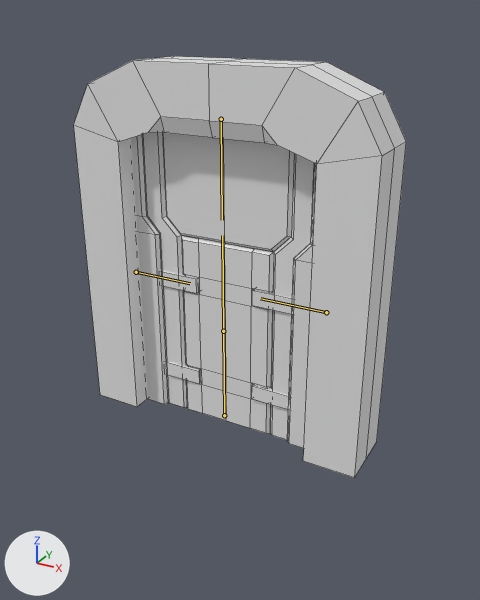
Two versions of the FBX model GDIM 129/Assets/Prefab/Door.fbx, one commit apart.
Before and after are seen from a 50 mm lens placed at (3.01, -5.26, 4.02), pointed at (0.03, 0.16, 1.31). Arrows for +X, +Y and +Z are at lower left; the lights stay in place. The first picture is the older version. The bones that change, and the others that lie on the model, are drawn over the model as lines. Mesh edges are drawn as thin lines.

Names of what the first picture shows: 'BottomPanel', 'DoorFrame', 'LeftWall', 'RightWall', 'Toppanel'.
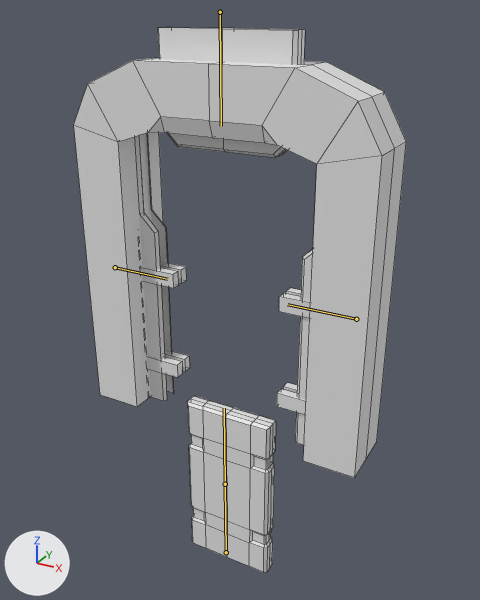
The newer file adds an action. The first version stands in its rest pose; the second is drawn at frame 1 of the action 'Door_Rig|CloseDoor'.

Where the change shows, as pixel boxes (x1, y1, x2, y2) in the pictures (480 x 600 px):
'BottomPanel', posed (11% shorter)
    before: (181, 235, 274, 433)
    after: (187, 396, 276, 572)
'Toppanel', posed (12% wider, 10% taller)
    before: (162, 133, 294, 252)
    after: (157, 27, 305, 158)
'LeftWall', posed
    before: (131, 132, 201, 407)
    after: (134, 135, 190, 401)
'RightWall', posed
    before: (251, 153, 317, 448)
    after: (277, 249, 313, 445)
bone 'Bone', root to tip
    before: (224, 415) to (223, 331)
    after: (226, 552) to (225, 484)
bone 'Bone.001', root to tip
    before: (221, 119) to (222, 220)
    after: (220, 12) to (221, 126)
bone 'Bone.002', root to tip
    before: (326, 312) to (260, 298)
    after: (356, 319) to (287, 304)
bone 'Bone.003', root to tip
    before: (136, 272) to (190, 283)
    after: (115, 267) to (167, 279)

The change in detail:
Bone 'Bone' (bone_bone) moves from (0.0, 0.0, 0.0) to (0.0, -1.906, 0.0).
Bone 'Bone.001' (bone_bone_001) moves from (0.0, 0.0, 0.0) to (0.0, -0.86, 0.0).
Bone 'Bone.002' (bone_bone_002) moves from (0.0, 0.0, 0.0) to (-0.001, -0.284, 0.0).
Bone 'Bone.003' (bone_bone_003) moves from (0.0, 0.0, 0.0) to (0.0, -0.272, 0.0).
